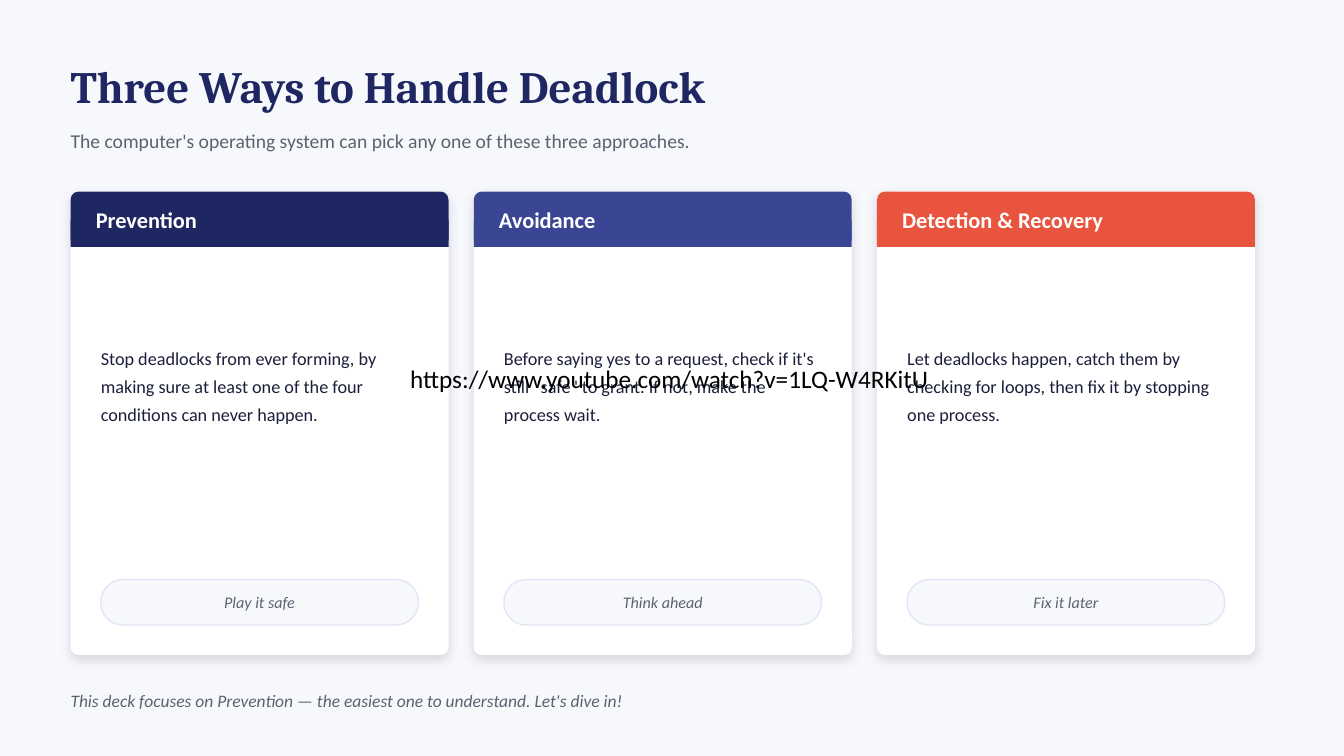
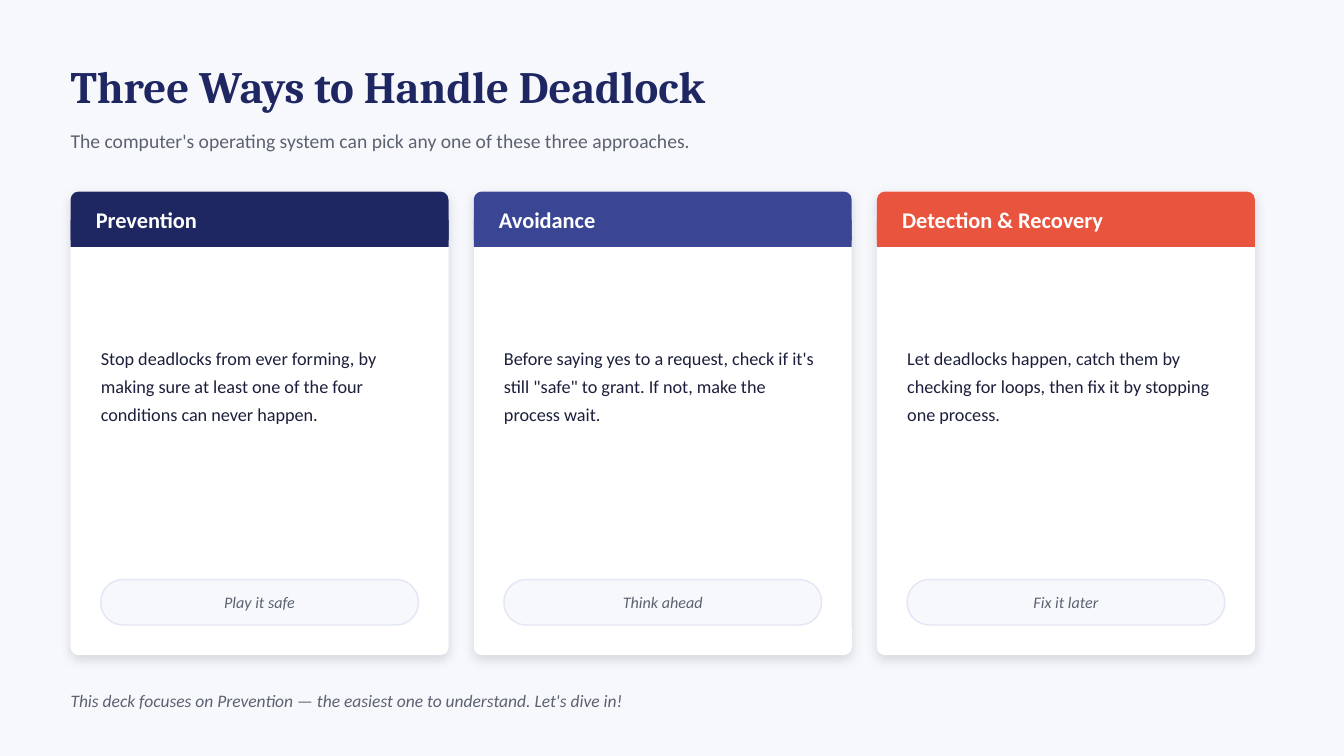
Before and after one commit to mr-heain/sem5-os-rdbms, a slide deck: slide 4 of os/ppt/os_deadlock.pptx. Drawn at 1344x756 pixels with LibreOffice and Linux fonts; fonts in the diff are those of the drawing. Boxes give left, top, right and bottom in pixels: in the first picture for what was removed or moved away, otherwise in the second. Text is boxed around its words. In the diff, an @@ line names an element or a change of style, - is before the commit and + after.

Commit message:
update ppt

```diff
--- a/os/ppt/os_deadlock.pptx
+++ b/os/ppt/os_deadlock.pptx
@@ text removed at box(410, 367, 928, 394) @@
-https://www.youtube.com/watch?v=1LQ-W4RKitU
```
